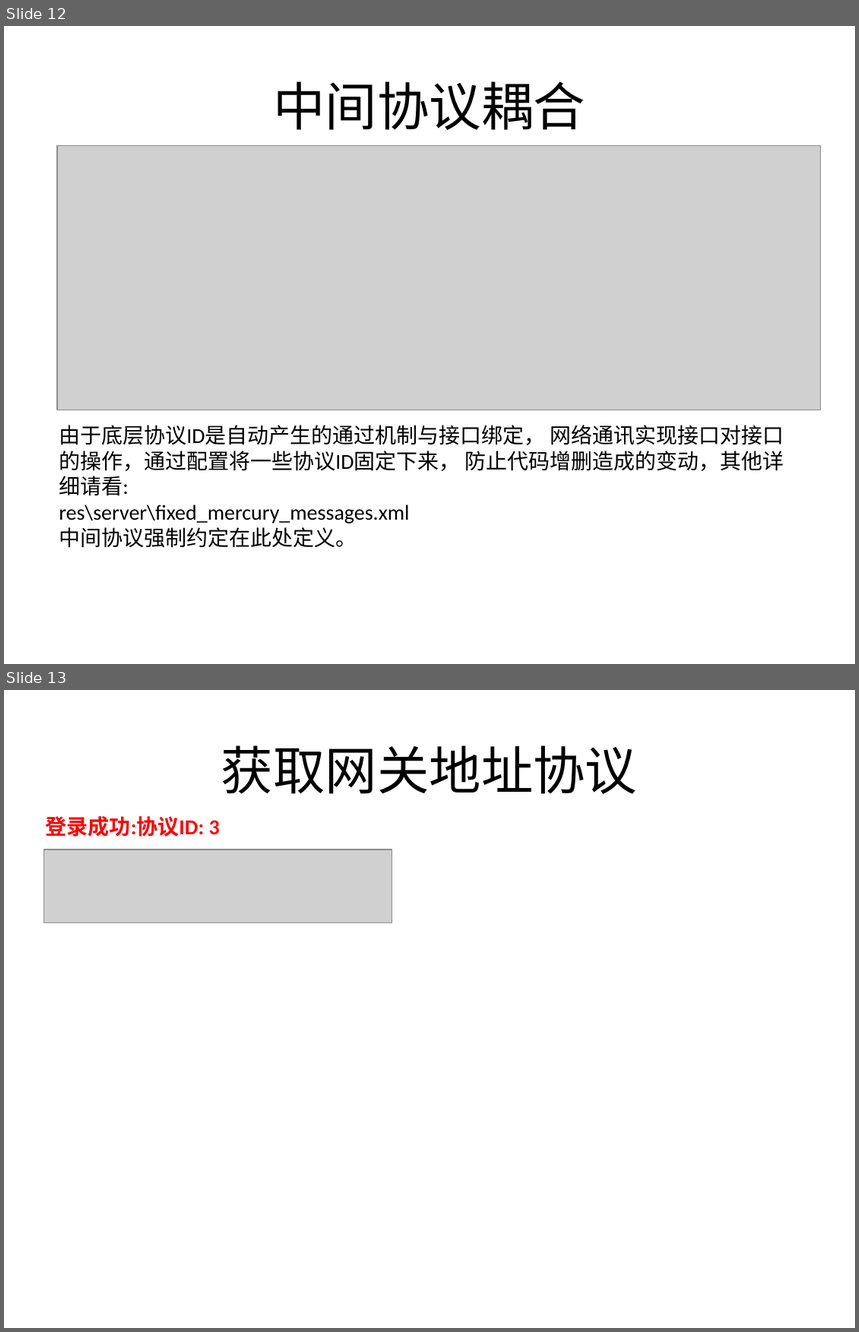
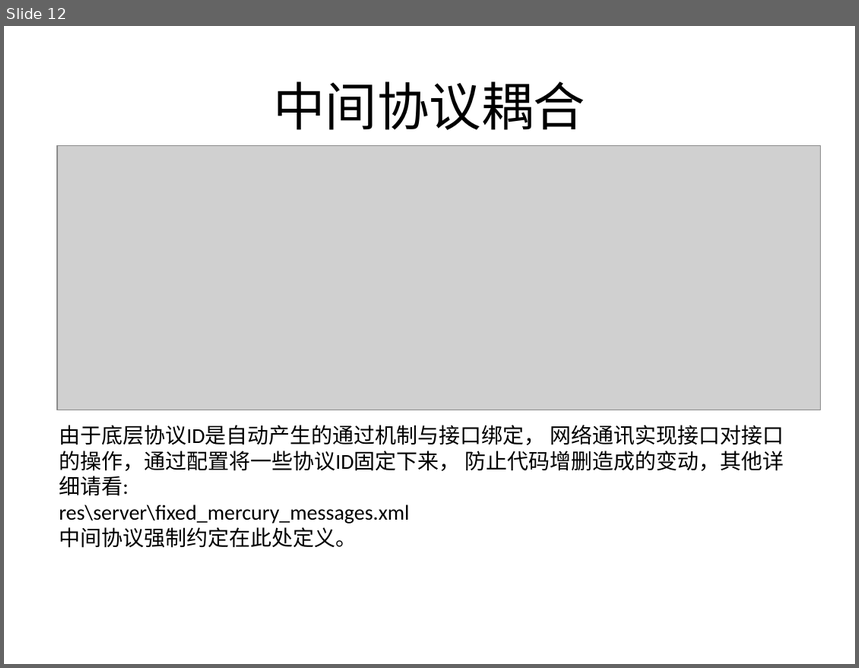
Before and after one commit to kbengine/kbengine, a slide deck: kbe/doc/server_overview.pptx. Shown one above the other, each under a label of ours: slides 12 and 13 before the commit, slide 12 after it. The pictures are 859x1332 and 859x668 pixels, drawn with LibreOffice and Linux fonts; fonts in the diff are those of the drawing; grey boxes stand for pictures. Boxes give left, top, right and bottom in pixels: in the first picture for what was removed or moved away, otherwise in the second. Text is boxed around its words. In the diff, an @@ line names an element or a change of style, - is before the commit and + after.

```diff
--- a/kbe/doc/server_overview.pptx
+++ b/kbe/doc/server_overview.pptx
@@ slide 13 removed at bbox=[4, 690, 855, 1328], background #FFFFFF @@
@@ title removed at bbox=[221, 745, 637, 794] @@
-获取网关地址协议
@@ text removed at bbox=[46, 816, 220, 837] @@
-登录成功:协议ID: 3
@@ picture removed at bbox=[44, 849, 392, 923] @@
```
Also in this commit, not shown: 1 slide changed, 1 other slide removed.
